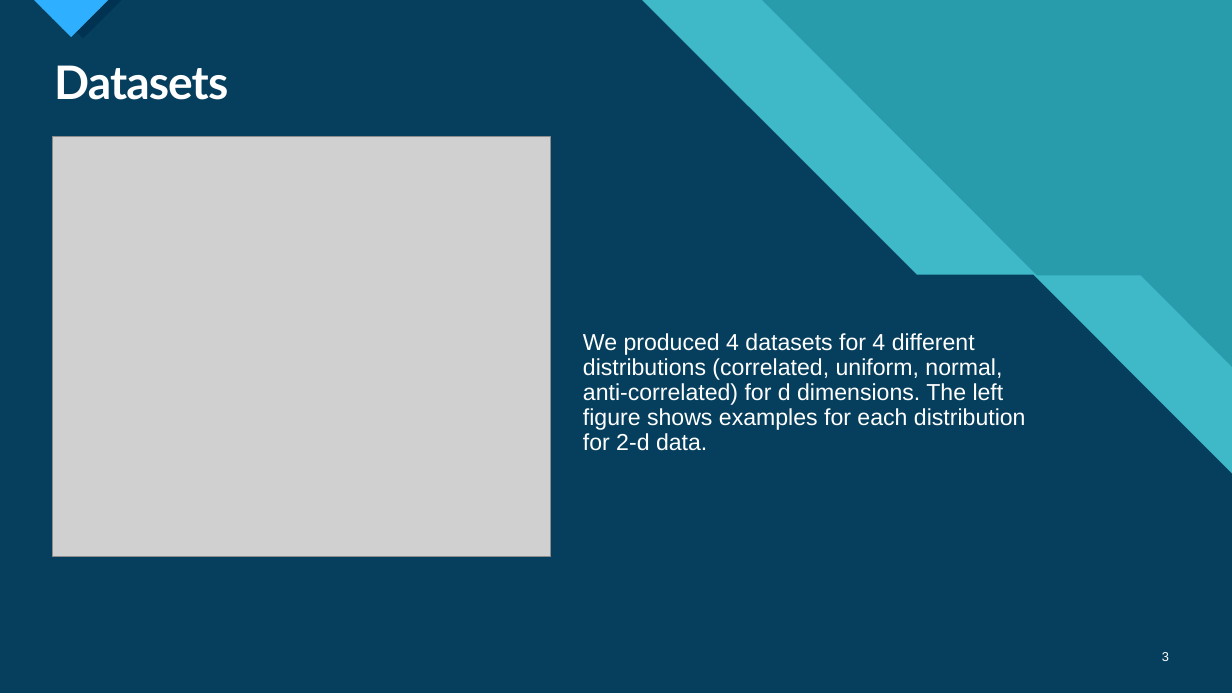
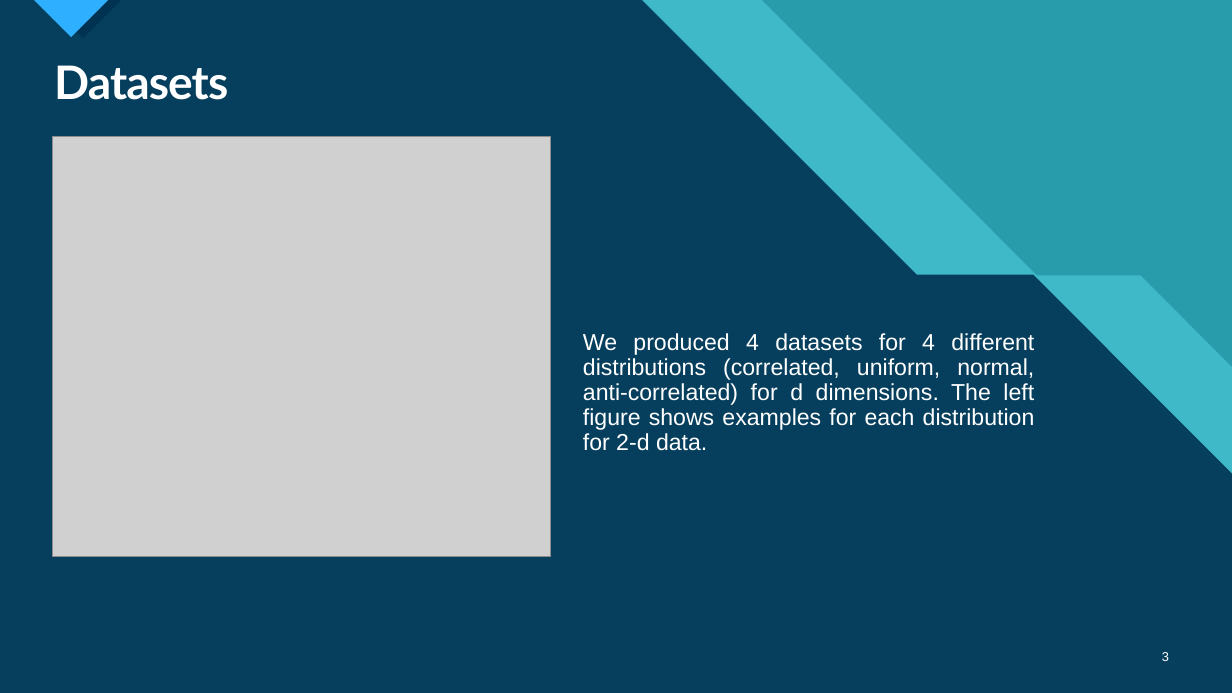
Before and after one commit to MnAppsNet/DominanceQueries, a slide deck: slide 3 of reports/report_presentation.pptx. Drawn at 1232x693 pixels with LibreOffice and Linux fonts; fonts in the diff are those of the drawing; grey boxes stand for pictures; background and template pictures are left out; a plain dark background stands for a picture behind light text. Boxes give left, top, right and bottom in pixels: in the first picture for what was removed or moved away, otherwise in the second. Text is boxed around its words. In the diff, an @@ line names an element or a change of style, - is before the commit and + after.

```diff
--- a/reports/report_presentation.pptx
+++ b/reports/report_presentation.pptx
@@ text "We produced 4 datasets for ..." at [583,333,1035,451]: alignment left to justified @@
```
Also in this commit, not shown: 3 other slides changed, 7 slides added, 7 slides removed.
